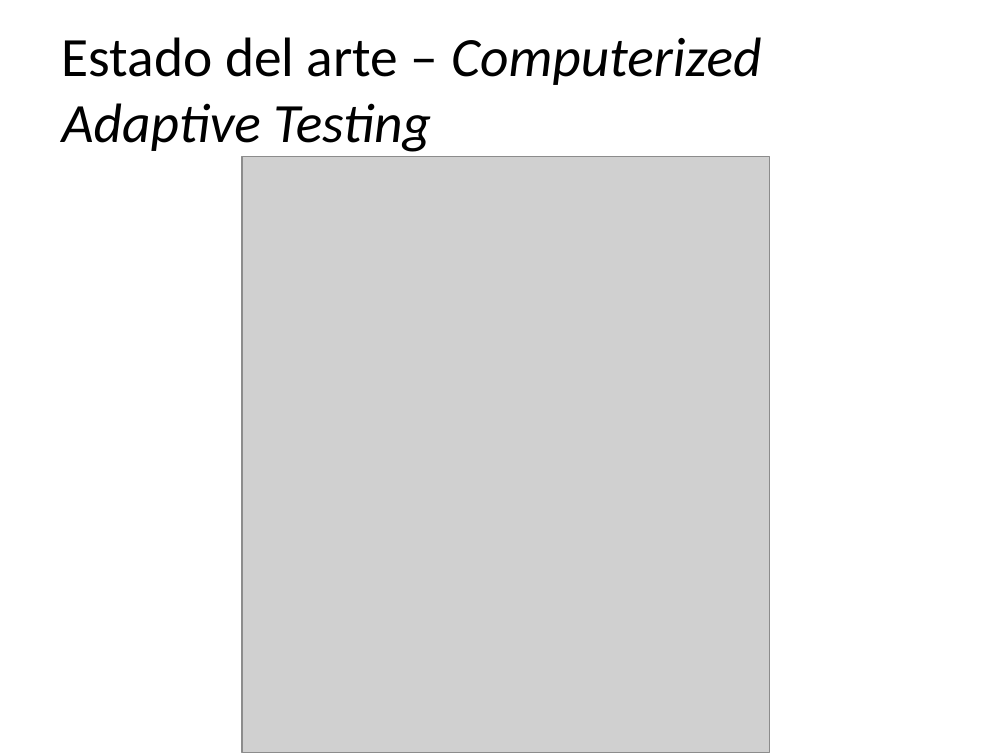
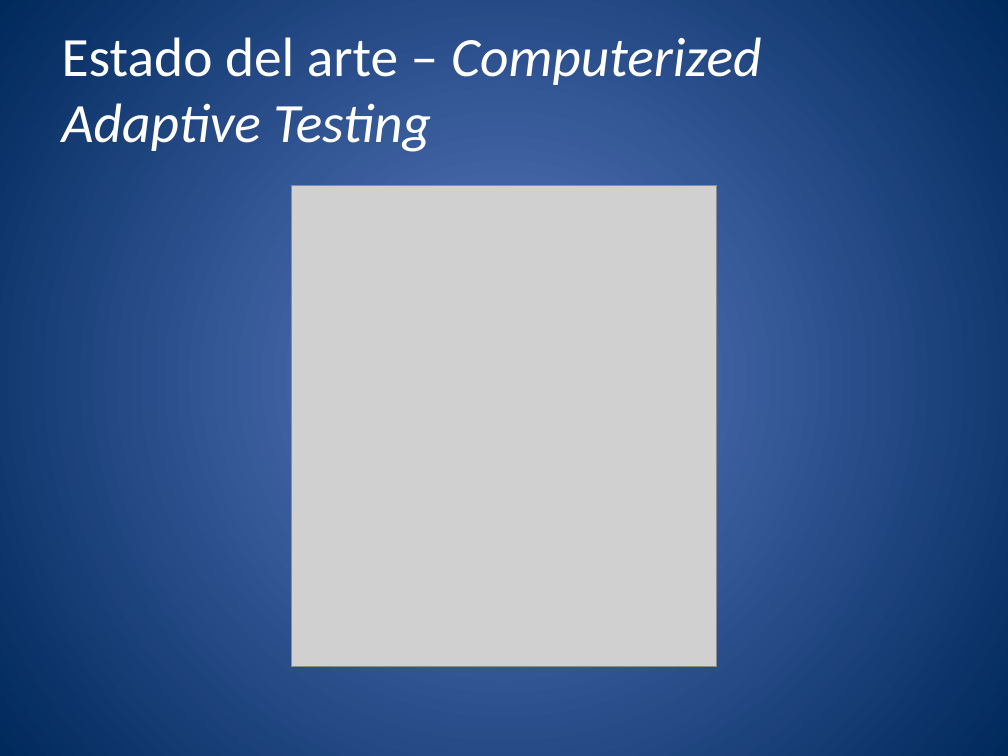
Before and after one commit to molins/TFG, a slide deck: slide 7 of presentacion/TFG.pptx. Drawn at 1008x756 pixels with LibreOffice and Linux fonts; fonts in the diff are those of the drawing; grey boxes stand for pictures. Boxes give left, top, right and bottom in pixels: in the first picture for what was removed or moved away, otherwise in the second. Text is boxed around its words. In the diff, an @@ line names an element or a change of style, - is before the commit and + after.

```diff
--- a/presentacion/TFG.pptx
+++ b/presentacion/TFG.pptx
@@ background #FFFFFF to gradient #5E7CC5 to #00295C @@
@@ title "Estado del arte – Computerized ..." at (x1=62, y1=37, x2=761, y2=152): text colour #000000 to #FFFFFF @@
@@ picture resized from (x1=242, y1=156, x2=769, y2=753) to (x1=291, y1=185, x2=717, y2=667) @@
```
Also in this commit, not shown: 32 other slides changed, 2 slides added, 1 other file.
